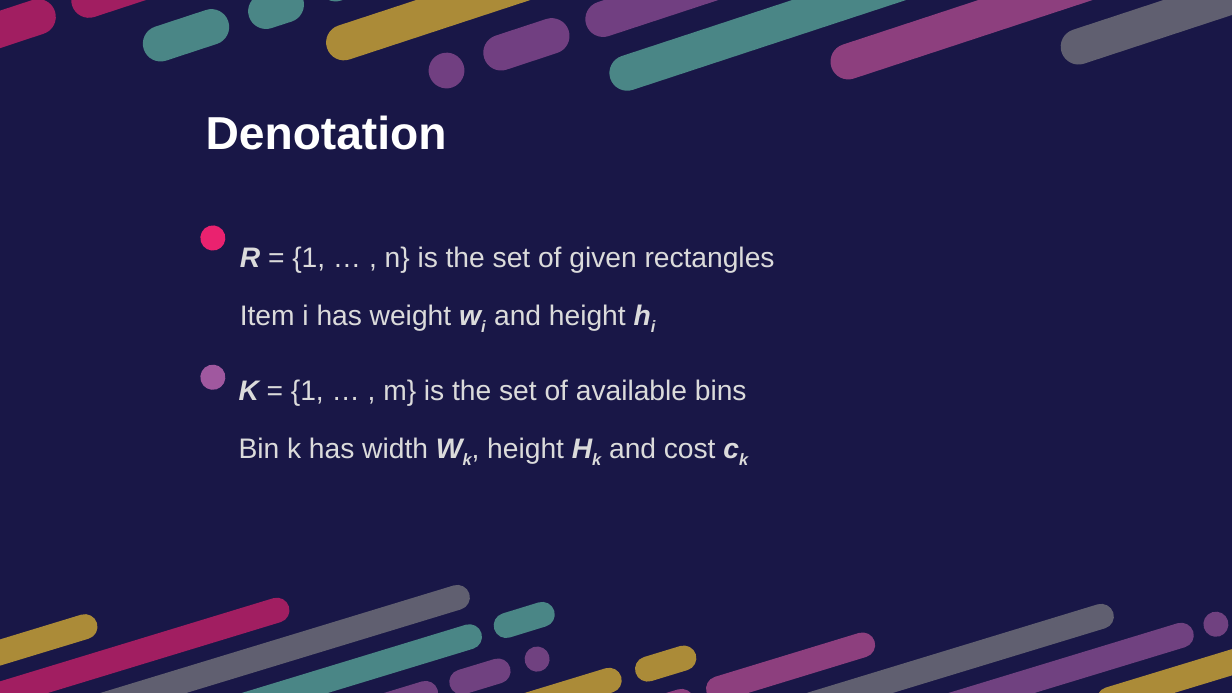
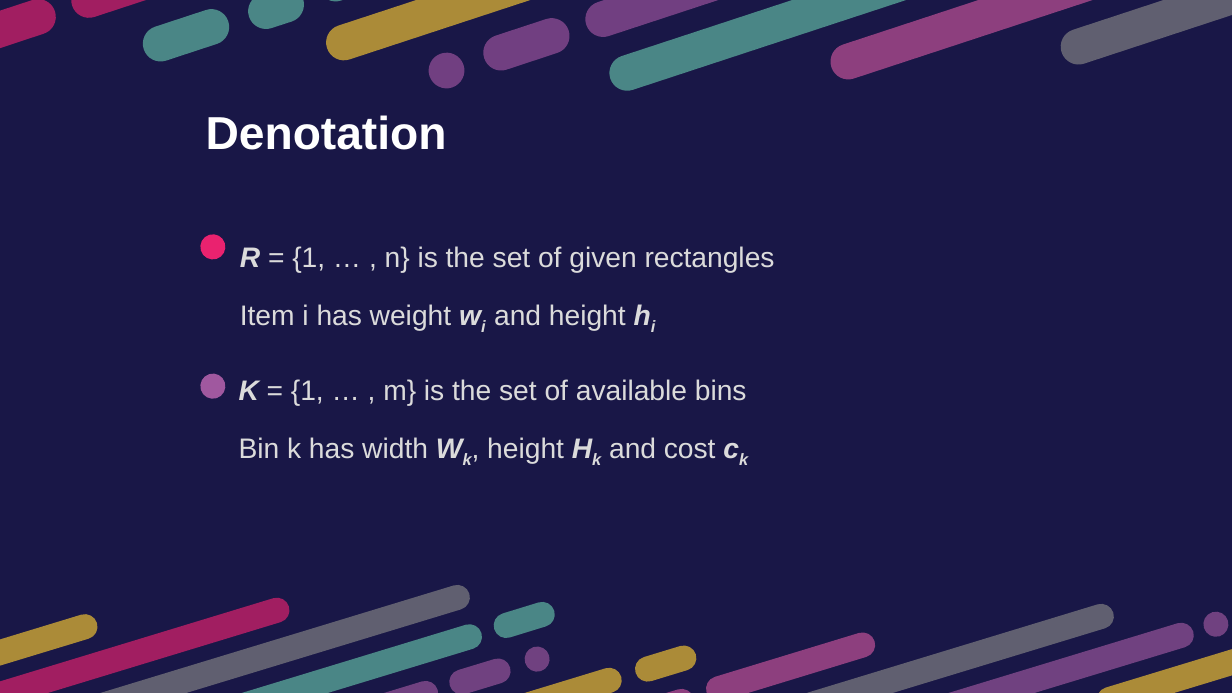
Before and after one commit to htnminh/optimization-project, a slide deck: slide 2 of presentation/CP_and_MIP.pptx. Drawn at 1232x693 pixels with LibreOffice and Linux fonts; fonts in the diff are those of the drawing. Boxes give left, top, right and bottom in pixels: in the first picture for what was removed or moved away, otherwise in the second. Text is boxed around its words. In the diff, an @@ line names an element or a change of style, - is before the commit and + after.

Commit message:
reformatting maths and align things

```diff
--- a/presentation/CP_and_MIP.pptx
+++ b/presentation/CP_and_MIP.pptx
@@ freeform shape: place and size @@
-freeform shape at [197,221,230,254]
+freeform shape at [197,231,230,264]
@@ freeform shape: place and size @@
-freeform shape at [197,361,230,394]
+freeform shape at [197,369,230,402]
```
Also in this commit, not shown: 5 other slides changed.
